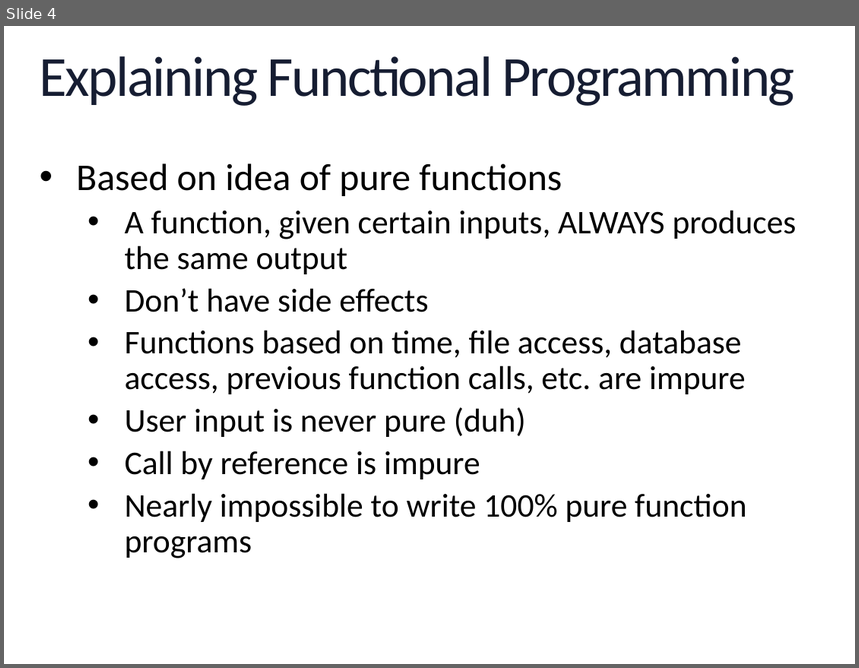
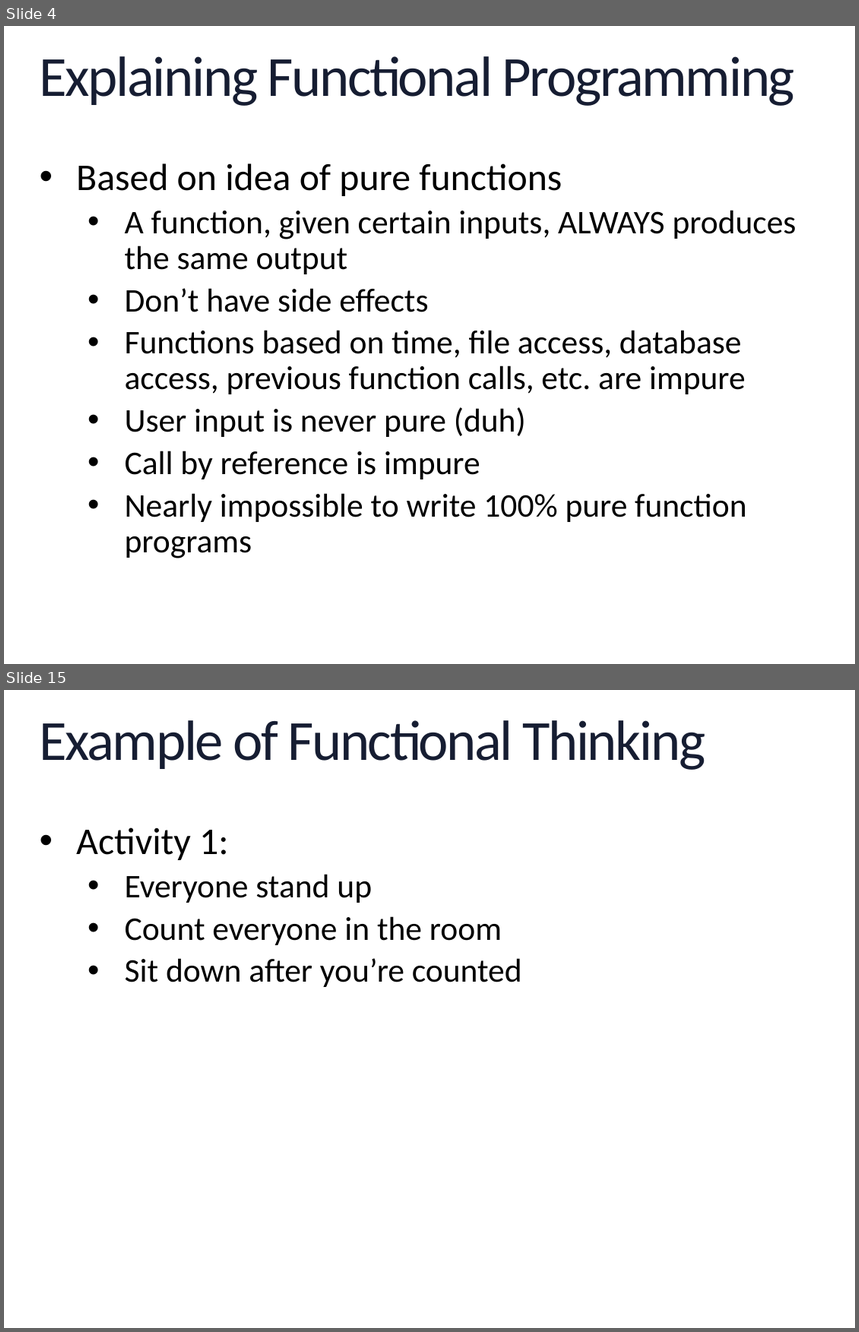
Before and after one commit to geekygirlsarah/talk-a_primer_on_functional_programming, a slide deck: A Primer on Functional Programming.pptx. Shown one above the other, each under a label of ours: slide 4 before the commit, slides 4 and 15 after it; the slides between them are not shown. The pictures are 859x668 and 859x1332 pixels, drawn with LibreOffice and Linux fonts; fonts in the diff are those of the drawing; background and template pictures are left out. Boxes give left, top, right and bottom in pixels: in the first picture for what was removed or moved away, otherwise in the second. Text is boxed around its words. In the diff, an @@ line names an element or a change of style, - is before the commit and + after.

```diff
--- a/A Primer on Functional Programming.pptx
+++ b/A Primer on Functional Programming.pptx
@@ slide 15 added at [4, 690, 855, 1328], background picture (left out); not listed: 1 template element that a slide beside it also shows @@
@@ title added at [40, 720, 705, 770], 48 pt, text gradient #2E59B0 to #161D32 to #000000 @@
+Example of Functional Thinking
@@ text added at [76, 828, 522, 987], 28 pt, text #000000 @@
+• Activity 1:
+  • Everyone stand up
+  • Count everyone in the room
+  • Sit down after you’re counted
```
Also in this commit, not shown: 1 slide changed, 22 other slides added.
